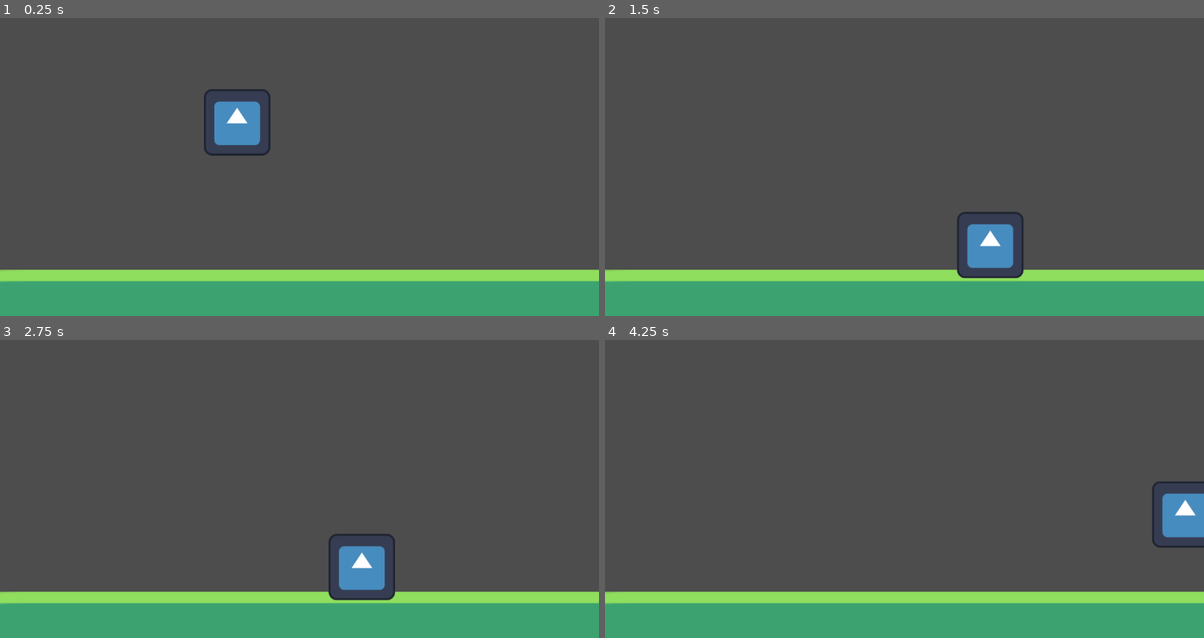
Above: before the commit, frames 1-4 (two rows, left to right).
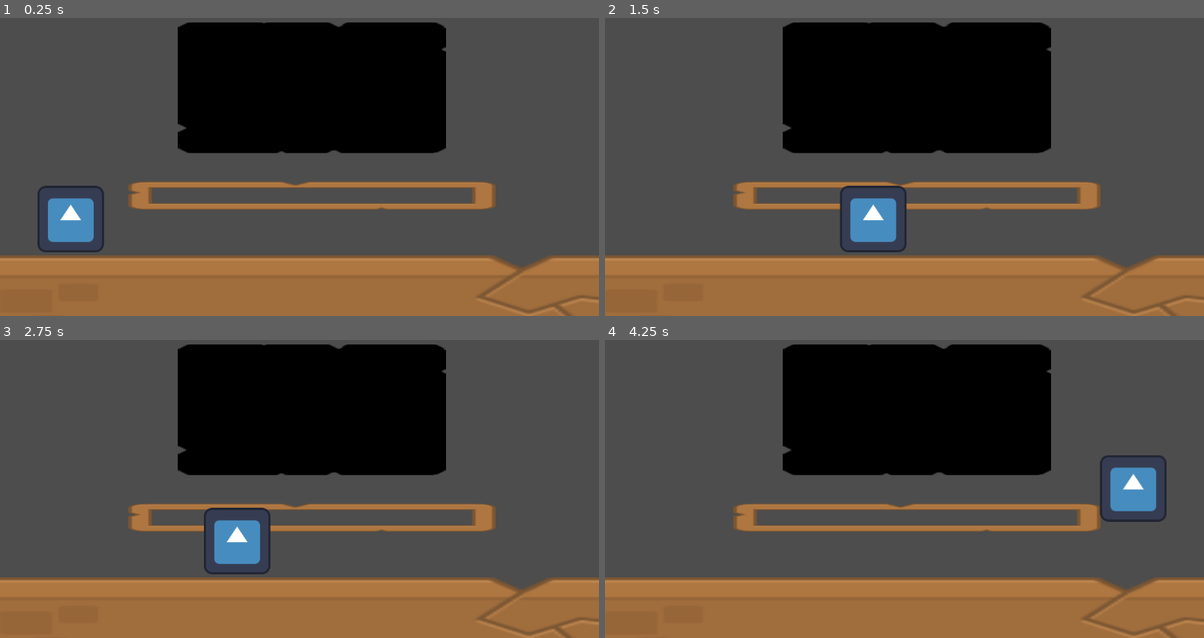
Above: after the commit, the same moments.

Repository: Boris14/NexusGameJam
Game: Godot game, scene res://Scenes/main.tscn
Two runs of this game, one before a commit and one after it. Both use one fixed random seed, a clock stepped at 60 frames per second and the inputs below. Before the commit the project starts from res://Scenes/game.tscn. The engine's default icon, where the game draws it, is replaced by a stand-in: a white triangle on a blue panel in a dark square.
Inputs:
- Up to frame 1 (0.25 s): no input
- Up to frame 2 (1.5 s): hold D (player_1_right) from 0.53 s (still down); tap W (player_1_jump) at 0.77 s
- Up to frame 3 (2.75 s): tap W (player_1_jump) at 1.52 s; release D (player_1_right) at 2.03 s; hold A (player_1_left) from 2.03 s (still down)
- Up to frame 4 (4.25 s): release A (player_1_left) at 2.78 s; hold D (player_1_right) from 2.78 s (still down); tap W (player_1_jump) at 3.02, 3.77 s

The runs differ from the first frame. In frame 1, 44% of the frame differs, in the area x 0-100%, y 1-100%; in frame 2, 45%; in frame 3, 45%; in frame 4, 45%.

Commit message:
Made the base map layout

Diff:
--- /dev/null
+++ b/Scenes/blackboard.tscn
@@ -0,0 +1,17 @@
+[gd_scene load_steps=4 format=3 uid="uid://be6aucgi5intg"]
+
+[ext_resource type="Texture2D" uid="uid://dn3bgrjwecf37" path="res://Assets/blackboard.png" id="1_2l5ae"]
+[ext_resource type="Script" path="res://Source/blackboard.gd" id="1_wfx12"]
+
+[sub_resource type="RectangleShape2D" id="RectangleShape2D_5d0n7"]
+size = Vector2(144, 144)
+
+[node name="Area2D" type="Area2D"]
+collision_layer = 0
+script = ExtResource("1_wfx12")
+
+[node name="Sprite2D" type="Sprite2D" parent="."]
+texture = ExtResource("1_2l5ae")
+
+[node name="CollisionShape2D" type="CollisionShape2D" parent="."]
+shape = SubResource("RectangleShape2D_5d0n7")
--- a/Scenes/floor.tscn
+++ b/Scenes/floor.tscn
@@ -1,14 +1,15 @@
-[gd_scene load_steps=3 format=3 uid="uid://cs0uw0lox1d5p"]
+[gd_scene load_steps=3 format=3 uid="uid://dflldkbtccrde"]
 
-[ext_resource type="Texture2D" uid="uid://bsymgvauqdaoc" path="res://Assets/player.png" id="1_a80gb"]
+[ext_resource type="Texture2D" uid="uid://djg415ec817fy" path="res://Assets/wood_ground.png" id="1_m1lsh"]
 
-[sub_resource type="RectangleShape2D" id="RectangleShape2D_clfre"]
+[sub_resource type="RectangleShape2D" id="RectangleShape2D_jqwmj"]
+size = Vector2(224, 144)
 
 [node name="StaticBody2D" type="StaticBody2D"]
 
+[node name="Sprite2D" type="Sprite2D" parent="."]
+texture = ExtResource("1_m1lsh")
+metadata/_edit_lock_ = true
+
 [node name="CollisionShape2D" type="CollisionShape2D" parent="."]
-scale = Vector2(4.71349, 4.8)
-shape = SubResource("RectangleShape2D_clfre")
-
-[node name="Sprite2D" type="Sprite2D" parent="."]
-texture = ExtResource("1_a80gb")
+shape = SubResource("RectangleShape2D_jqwmj")
--- a/Scenes/game.tscn
+++ /dev/null
@@ -1,13 +0,0 @@
-[gd_scene load_steps=3 format=3 uid="uid://b2y71o6vsatyx"]
-
-[ext_resource type="PackedScene" uid="uid://cs0uw0lox1d5p" path="res://Scenes/floor.tscn" id="1_3au51"]
-[ext_resource type="PackedScene" uid="uid://cga5x1i7j17iw" path="res://Scenes/player.tscn" id="2_ew4jm"]
-
-[node name="Node2D" type="Node2D"]
-
-[node name="StaticBody2D" parent="." instance=ExtResource("1_3au51")]
-position = Vector2(608, 688)
-scale = Vector2(19.84, 2.68)
-
-[node name="CharacterBody2D" parent="." instance=ExtResource("2_ew4jm")]
-position = Vector2(456, 208)
--- /dev/null
+++ b/Scenes/main.tscn
@@ -0,0 +1,36 @@
+[gd_scene load_steps=6 format=3 uid="uid://p6bqgvftxsv8"]
+
+[ext_resource type="PackedScene" uid="uid://ce0ff4ygit634" path="res://Scenes/platfrom.tscn" id="1_3au51"]
+[ext_resource type="Script" path="res://Source/main.gd" id="1_ogglp"]
+[ext_resource type="PackedScene" uid="uid://dflldkbtccrde" path="res://Scenes/floor.tscn" id="2_02bkg"]
+[ext_resource type="PackedScene" uid="uid://cga5x1i7j17iw" path="res://Scenes/player.tscn" id="2_ew4jm"]
+[ext_resource type="PackedScene" uid="uid://be6aucgi5intg" path="res://Scenes/blackboard.tscn" id="4_6ielx"]
+
+[node name="Node2D" type="Node2D"]
+script = ExtResource("1_ogglp")
+
+[node name="blackboard" parent="." instance=ExtResource("4_6ielx")]
+position = Vector2(600, 208)
+scale = Vector2(3.68, 1.8059)
+
+[node name="platform" parent="." instance=ExtResource("1_3au51")]
+position = Vector2(600, 416)
+scale = Vector2(3.20781, 0.770268)
+
+[node name="floor" parent="." instance=ExtResource("2_02bkg")]
+position = Vector2(584, 724)
+scale = Vector2(6.28, 2.76)
+
+[node name="right_wall" parent="." instance=ExtResource("2_02bkg")]
+position = Vector2(1312, 240)
+rotation = 1.5708
+scale = Vector2(5.41458, 2.15633)
+
+[node name="left_wall" parent="." instance=ExtResource("2_02bkg")]
+position = Vector2(-72, 184)
+rotation = 1.5708
+scale = Vector2(4.72, 1)
+
+[node name="player" parent="." instance=ExtResource("2_ew4jm")]
+position = Vector2(136, 424)
+speed = 400.0
--- /dev/null
+++ b/Scenes/platfrom.tscn
@@ -0,0 +1,20 @@
+[gd_scene load_steps=4 format=3 uid="uid://ce0ff4ygit634"]
+
+[ext_resource type="Script" path="res://Source/platform.gd" id="1_leisb"]
+[ext_resource type="Texture2D" uid="uid://1sybbjhedm6f" path="res://Assets/wood_platform.png" id="2_i5oqt"]
+
+[sub_resource type="RectangleShape2D" id="RectangleShape2D_clfre"]
+size = Vector2(47.155, 13.3333)
+
+[node name="StaticBody2D" type="StaticBody2D"]
+scale = Vector2(1.00781, 1)
+script = ExtResource("1_leisb")
+
+[node name="CollisionShape2D" type="CollisionShape2D" parent="."]
+scale = Vector2(4.71349, 4.8)
+shape = SubResource("RectangleShape2D_clfre")
+one_way_collision = true
+debug_color = Color(0, 0.560784, 0.886275, 0.419608)
+
+[node name="Sprite2D" type="Sprite2D" parent="."]
+texture = ExtResource("2_i5oqt")
--- a/Scenes/player.tscn
+++ b/Scenes/player.tscn
@@ -5,7 +5,7 @@
 
 [sub_resource type="CapsuleShape2D" id="CapsuleShape2D_81hmu"]
 radius = 45.0
-height = 96.0
+height = 128.0
 
 [node name="CharacterBody2D" type="CharacterBody2D"]
 script = ExtResource("1_sm4am")
--- /dev/null
+++ b/Source/blackboard.gd
@@ -0,0 +1,10 @@
+extends Area2D
+
+# Called when the node enters the scene tree for the first time.
+func _ready():
+	pass
+
+# Called every frame. 'delta' is the elapsed time since the previous frame.
+func _process(_delta):
+	pass
+	#get_overlapping_bodies()
--- /dev/null
+++ b/Source/main.gd
@@ -0,0 +1,11 @@
+extends Node2D
+
+# Called when the node enters the scene tree for the first time.
+func _ready():
+	# Spawn the players
+	pass # Replace with function body.
+
+
+# Called every frame. 'delta' is the elapsed time since the previous frame.
+func _process(delta):
+	pass
--- /dev/null
+++ b/Source/platform.gd
@@ -0,0 +1,15 @@
+extends StaticBody2D
+
+
+var _time_to_disable = 5
+
+# Called when the node enters the scene tree for the first time.
+func _ready():
+	pass # Replace with function body.
+
+
+# Called every frame. 'delta' is the elapsed time since the previous frame.
+func _process(delta):
+	_time_to_disable -= delta
+	#if _time_to_disable <= 0:
+		#$CollisionShape2D.disabled = true
--- a/Source/player.gd
+++ b/Source/player.gd
@@ -16,7 +16,7 @@
 var _is_jumping = false
 var heatlh = max_health
 
-func _enter_tree():
+func _ready():
 	_is_jumping = false
 	_jump_time = 0
 	heatlh = max_health
--- a/project.godot
+++ b/project.godot
@@ -11,7 +11,7 @@
 [application]
 
 config/name="NexusGameJam"
-run/main_scene="res://Scenes/game.tscn"
+run/main_scene="res://Scenes/main.tscn"
 config/features=PackedStringArray("4.0", "Forward Plus")
 config/icon="res://Assets/icon.svg"
 
Binary file added: Assets/blackboard.png
Not shown, added: Assets/blackboard.png.import
Binary file added: Assets/wood_ground.png
Not shown, added: Assets/wood_ground.png.import
Binary file added: Assets/wood_platform.png
Not shown, added: Assets/wood_platform.png.import
